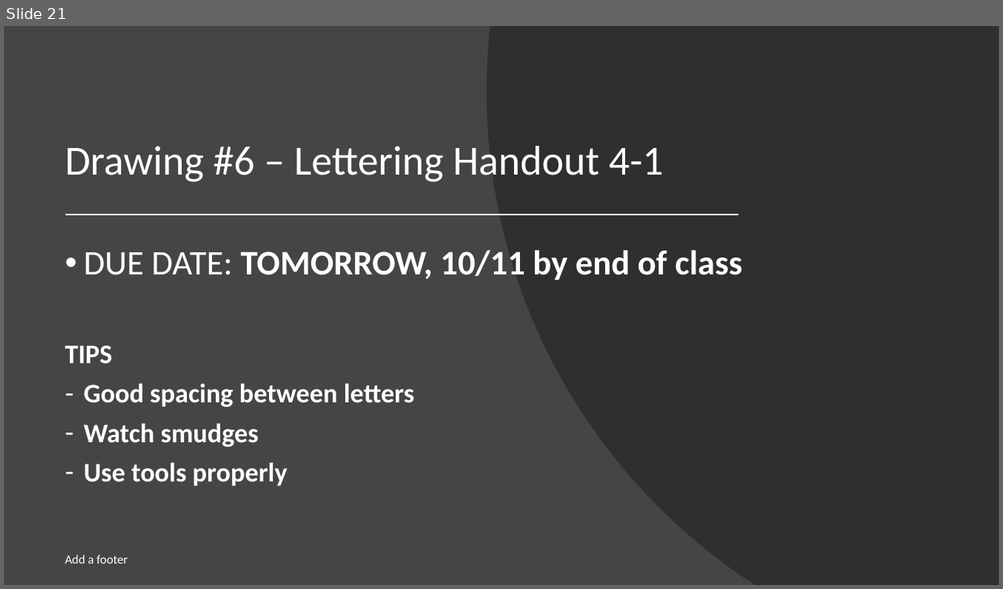
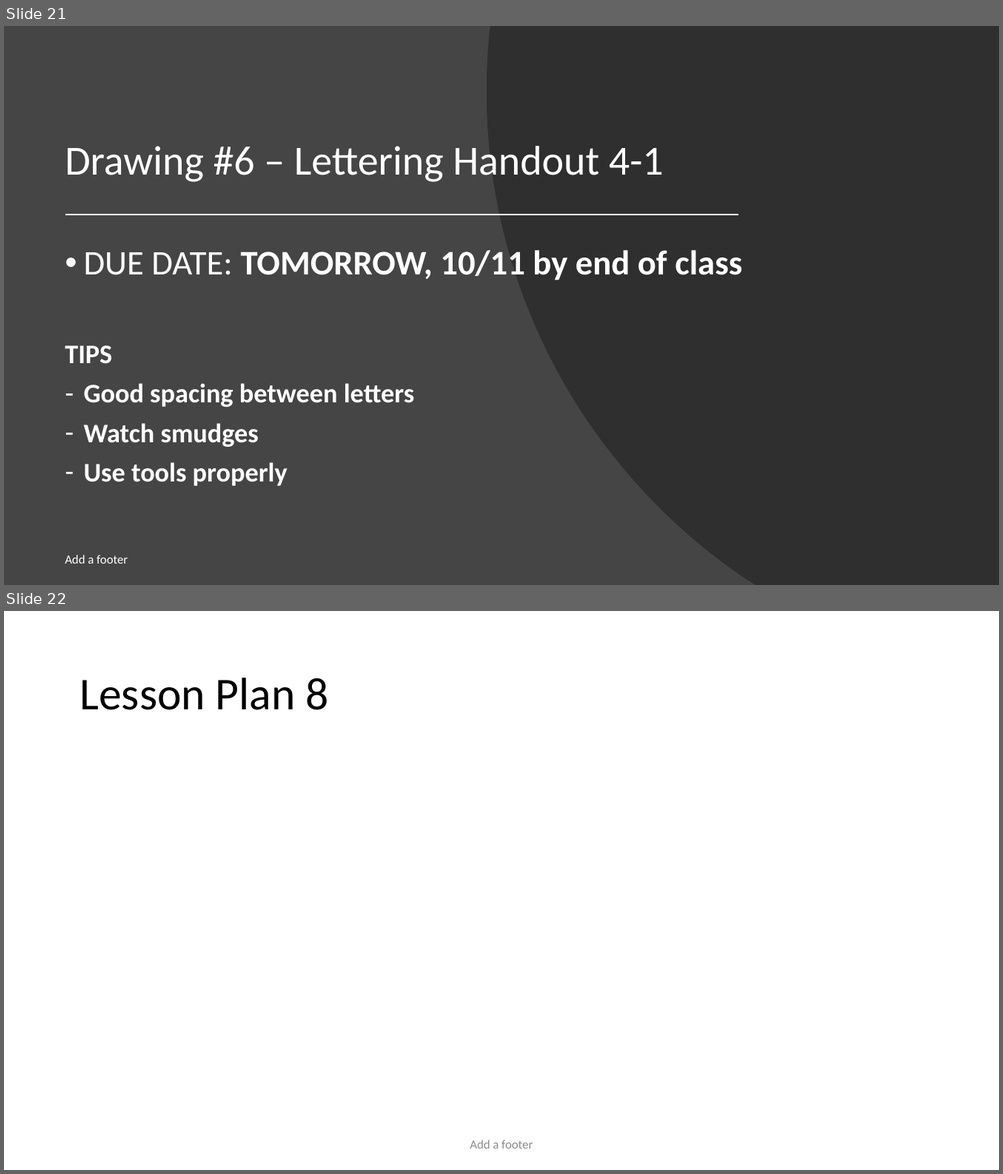
Before and after one commit to nickvertucci/Technology-Education-Curriculum, a slide deck: High School/Design and Drawing for Production/Unit 3 - Introduction to Lettering/Section 1 - What is Lettering/Assets/Unit 3 - Section 1 - What is Lettering.pptx. Shown one above the other, each under a label of ours: slide 21 before the commit, slides 21 and 22 after it. The pictures are 1003x589 and 1003x1174 pixels, drawn with LibreOffice and Linux fonts; fonts in the diff are those of the drawing. Boxes give left, top, right and bottom in pixels: in the first picture for what was removed or moved away, otherwise in the second. Text is boxed around its words. In the diff, an @@ line names an element or a change of style, - is before the commit and + after.

```diff
--- a/High School/Design and Drawing for Production/Unit 3 - Introduction to Lettering/Section 1 - What is Lettering/Assets/Unit 3 - Section 1 - What is Lettering.pptx
+++ b/High School/Design and Drawing for Production/Unit 3 - Introduction to Lettering/Section 1 - What is Lettering/Assets/Unit 3 - Section 1 - What is Lettering.pptx
@@ slide 22 added at [4,611,999,1170], background #FFFFFF @@
@@ title added at [79,678,328,710], 44 pt, text #000000 @@
+Lesson Plan 8
@@ text added at [469,1140,532,1149], 12 pt, text #8C8C8C @@
+Add a footer
```
Also in this commit, not shown: 1 other slide added.
